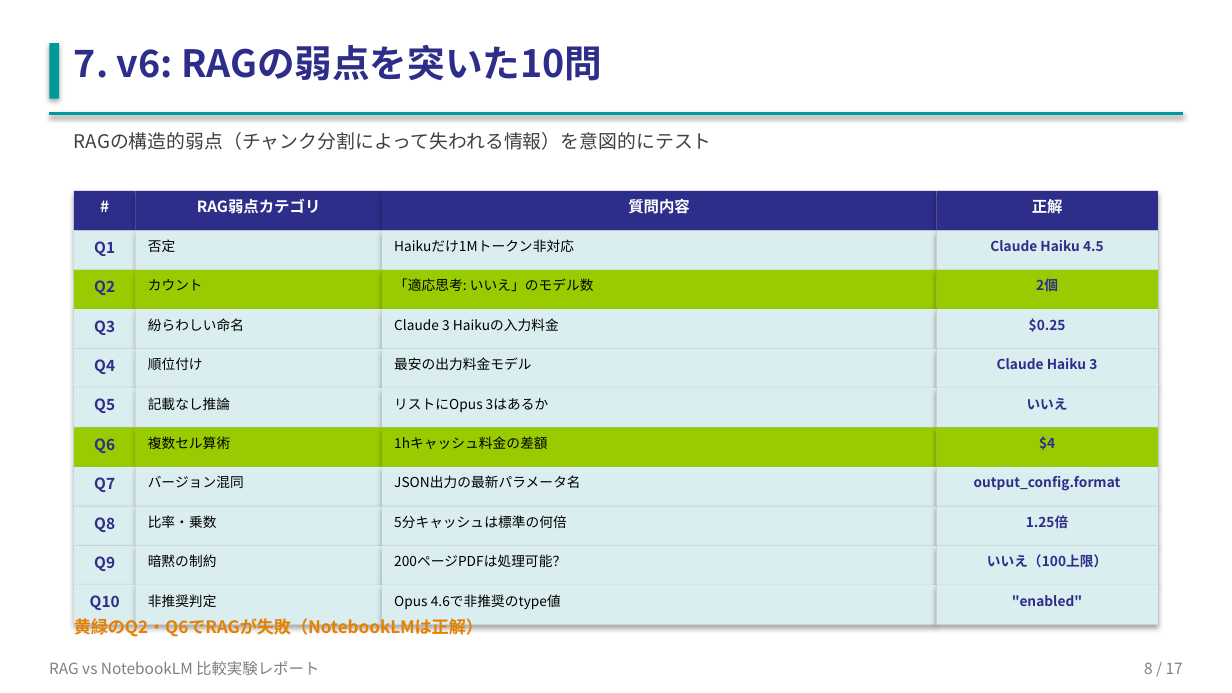
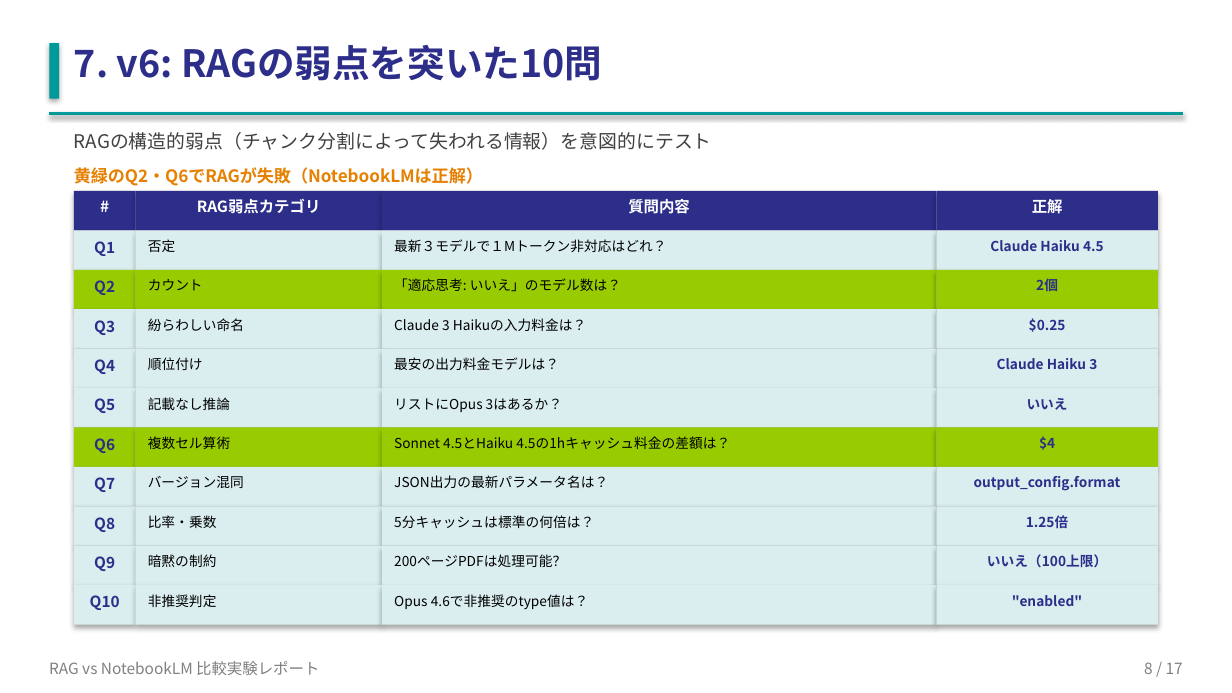
Before and after one commit to shogonakamura1/rag-comparison, a slide deck: slide 8 of RAG_vs_NotebookLM_report.pptx. Drawn at 1232x693 pixels with LibreOffice and Linux fonts; fonts in the diff are those of the drawing. Boxes give left, top, right and bottom in pixels: in the first picture for what was removed or moved away, otherwise in the second. Text is boxed around its words. In the diff, an @@ line names an element or a change of style, - is before the commit and + after.

```diff
--- a/RAG_vs_NotebookLM_report.pptx
+++ b/RAG_vs_NotebookLM_report.pptx
@@ text "黄緑のQ2・Q6でRAGが失敗（NotebookLMは正解）": place and size @@
-text "黄緑のQ2・Q6でRAGが失敗（NotebookLMは正解）" at box(74, 618, 483, 637)
+text "黄緑のQ2・Q6でRAGが失敗（NotebookLMは正解）" at box(74, 167, 483, 186)
@@ text at box(394, 239, 666, 252): text changed @@
-Haikuだけ1Mトークン非対応
+最新３モデルで１Mトークン非対応はどれ？
@@ text at box(394, 278, 621, 291): text changed @@
-「適応思考: いいえ」のモデル数
+「適応思考: いいえ」のモデル数は？
@@ text at box(394, 318, 586, 331): text changed @@
-Claude 3 Haikuの入力料金
+Claude 3 Haikuの入力料金は？
@@ text at box(394, 357, 559, 370): text changed @@
-最安の出力料金モデル
+最安の出力料金モデルは？
@@ text at box(394, 398, 562, 412): text changed @@
-リストにOpus 3はあるか
+リストにOpus 3はあるか？
@@ text at box(394, 436, 730, 449): text changed @@
-1hキャッシュ料金の差額
+Sonnet 4.5とHaiku 4.5の1hキャッシュ料金の差額は？
@@ text at box(394, 475, 608, 488): text changed @@
-JSON出力の最新パラメータ名
+JSON出力の最新パラメータ名は？
@@ text at box(394, 515, 594, 528): text changed @@
-5分キャッシュは標準の何倍
+5分キャッシュは標準の何倍は？
@@ text at box(394, 594, 589, 609): text changed @@
-Opus 4.6で非推奨のtype値
+Opus 4.6で非推奨のtype値は？
```
Also in this commit, not shown: 13 other slides changed, 5 other files.
